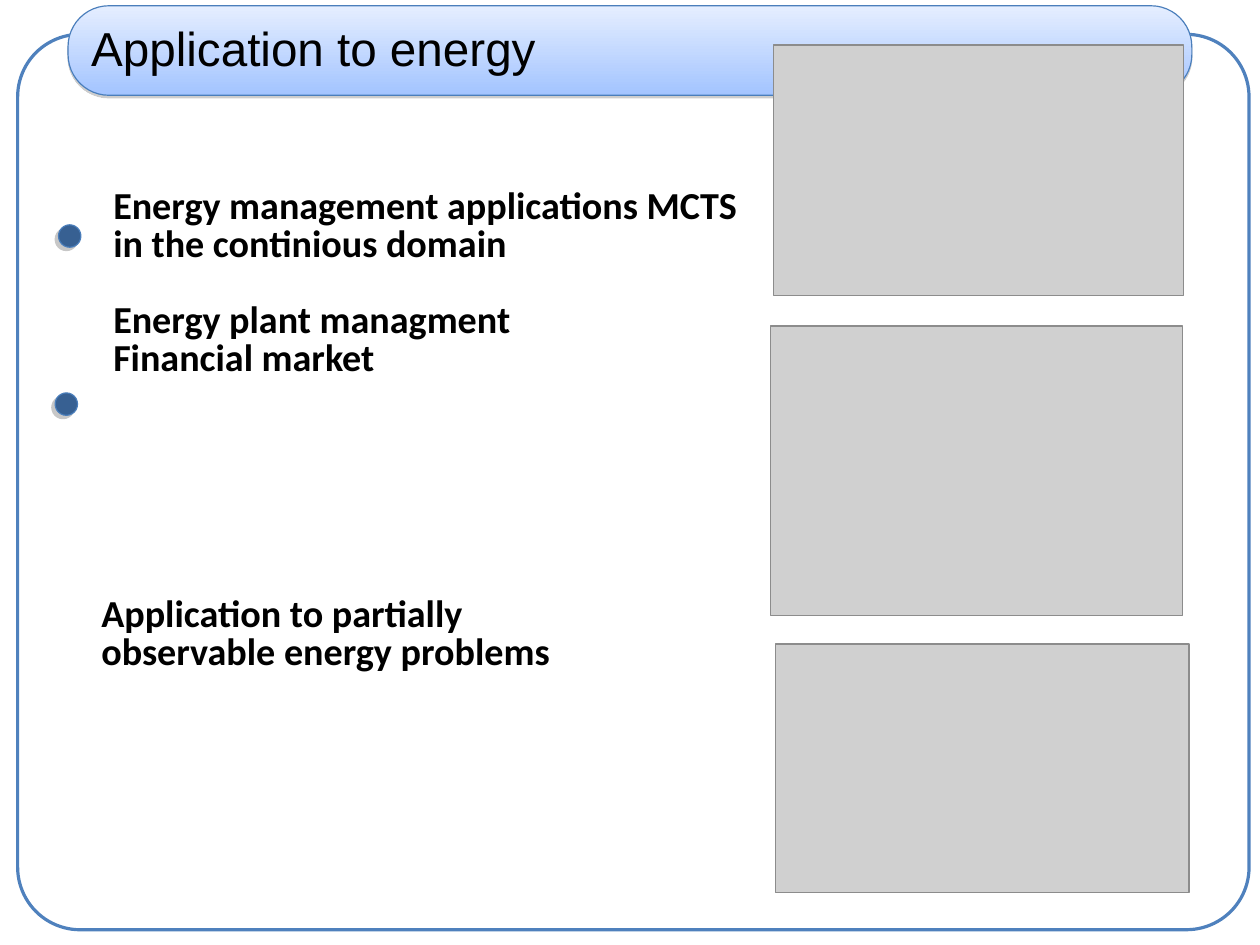
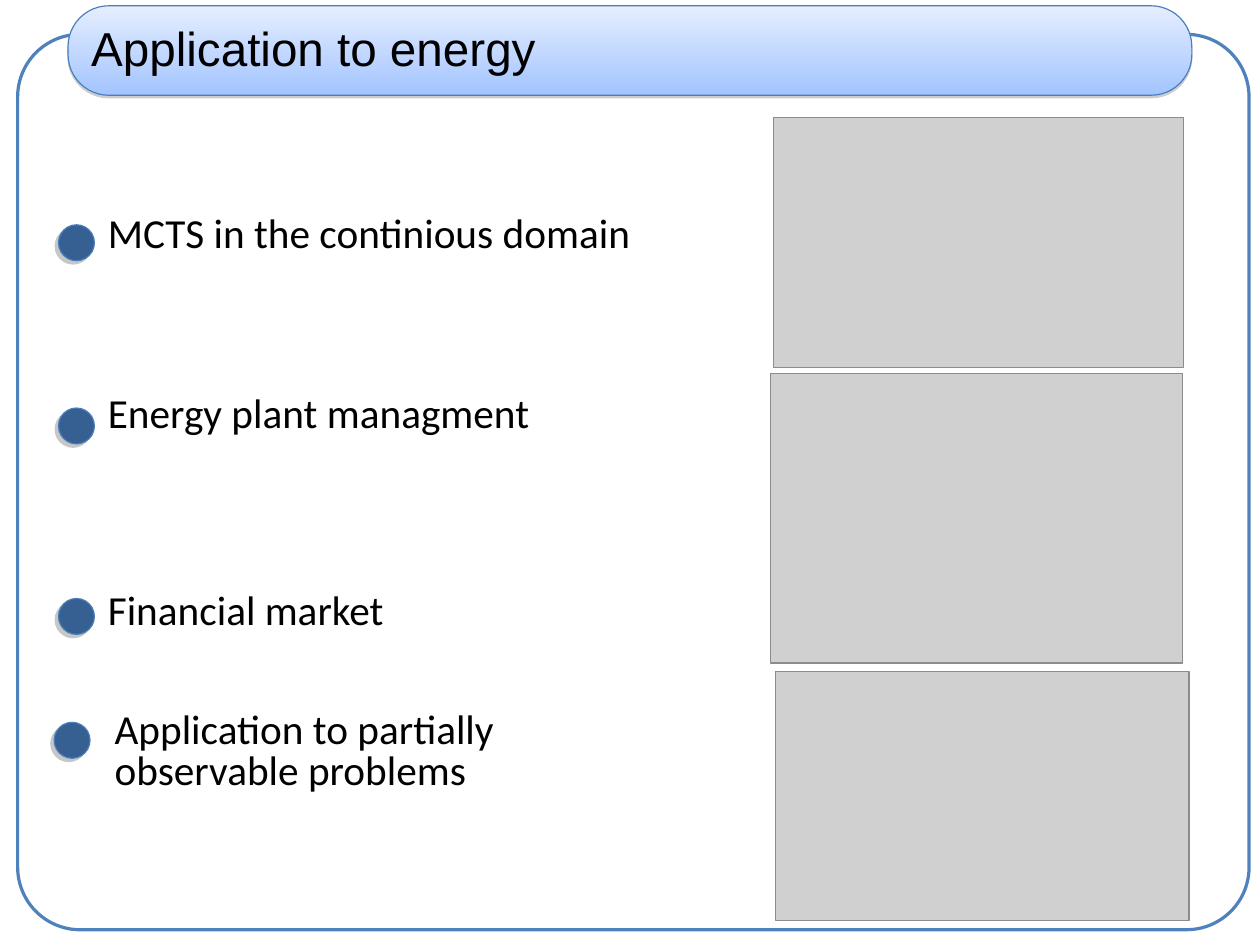
Before and after one commit to haspeleo/Android-Dev, a slide deck: slide 10 of MCTS/mcts_xp.ppt. Drawn at 1260x945 pixels with LibreOffice and Linux fonts; fonts in the diff are those of the drawing; grey boxes stand for pictures. Boxes give left, top, right and bottom in pixels: in the first picture for what was removed or moved away, otherwise in the second. Text is boxed around its words. In the diff, an @@ line names an element or a change of style, - is before the commit and + after.

Commit message:
final slides

```diff
--- a/MCTS/mcts_xp.ppt
+++ b/MCTS/mcts_xp.ppt
@@ picture: place and size @@
-picture at [774, 45, 1183, 295]
+picture at [774, 118, 1183, 368]
@@ ellipse: place and size @@
-ellipse at [58, 225, 81, 248]
+ellipse at [58, 225, 94, 261]
@@ text at [108, 219, 630, 249]: text changed; size 24 to 26 pt; bold off @@
-Energy management applications MCTS in the continious domain
-Energy plant managment
-Financial market
+MCTS in the continious domain
@@ picture: place and size @@
-picture at [771, 326, 1183, 615]
+picture at [771, 374, 1183, 663]
@@ ellipse: place and size @@
-ellipse at [55, 393, 78, 416]
+ellipse at [58, 408, 94, 444]
@@ text added at [108, 399, 529, 435], 26 pt, text #000000 @@
+Energy plant managment
@@ ellipse added at [58, 599, 94, 635], fill #376092, outline #4A7EBB 0.74 pt @@
@@ text added at [108, 596, 384, 626], 26 pt, text #000000 @@
+Financial market
@@ picture: place and size @@
-picture at [775, 644, 1189, 893]
+picture at [775, 672, 1189, 922]
@@ text at [115, 715, 493, 792]: text changed; size 24 to 26 pt; bold off @@
-Application to partially observable energy problems
+Application to partially observable problems
@@ ellipse added at [54, 723, 89, 758], fill #376092, outline #4A7EBB 0.74 pt @@
```
Also in this commit, not shown: 5 other slides changed.
